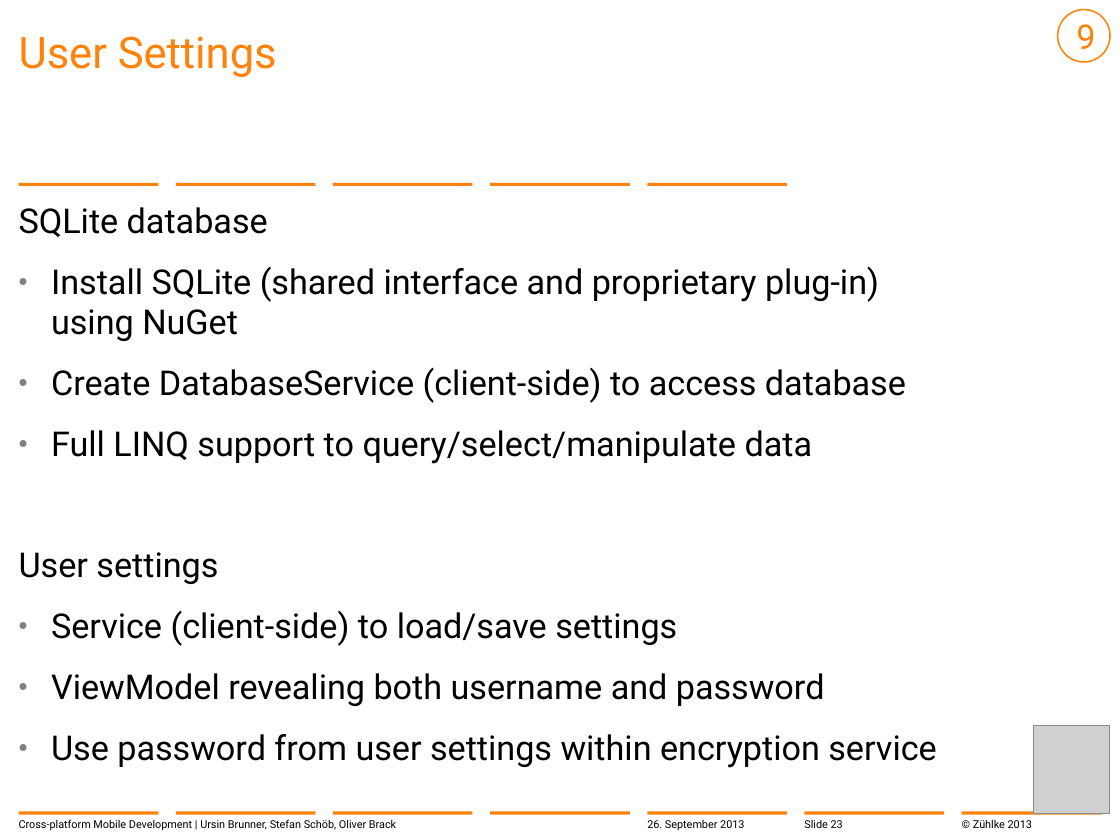
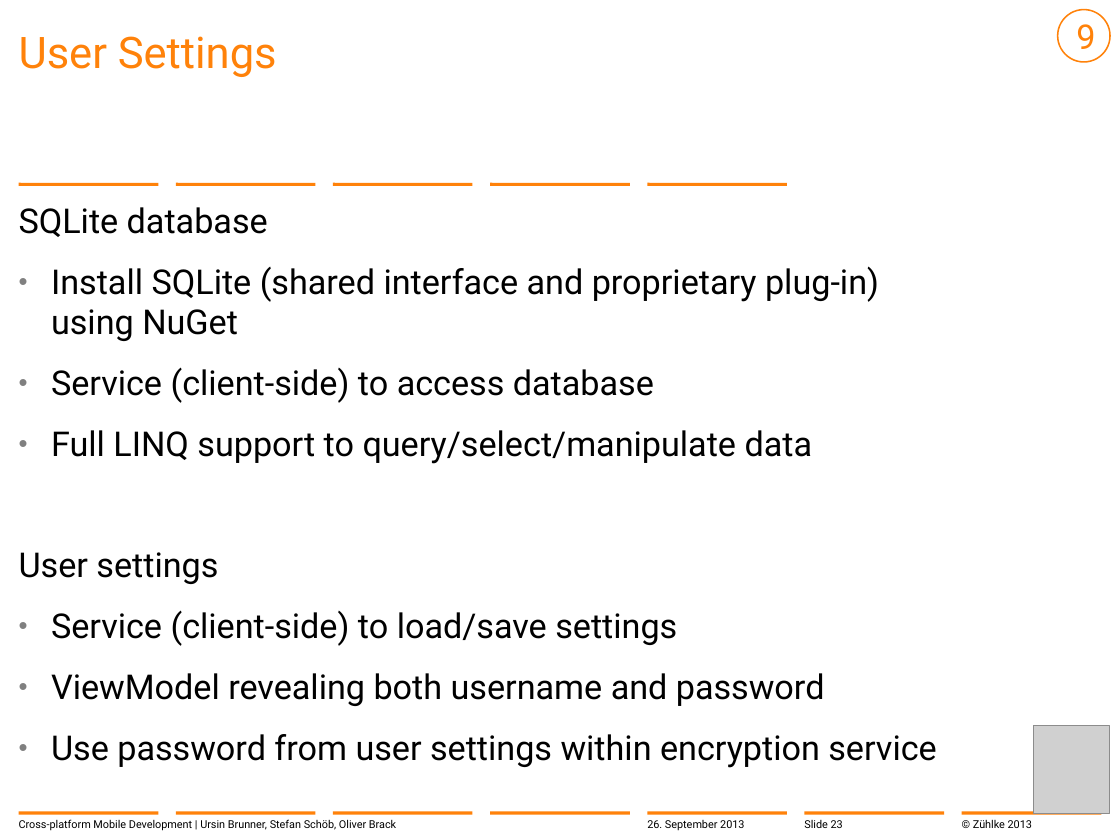
Before and after one commit to brunnurs/zxm, a slide deck: slide 23 of docs/13-09-26 Cross-platform mobile development with C#.pptx. Drawn at 1120x840 pixels with LibreOffice and Linux fonts; fonts in the diff are those of the drawing; grey boxes stand for pictures; background and template pictures are left out. Boxes give left, top, right and bottom in pixels: in the first picture for what was removed or moved away, otherwise in the second. Text is boxed around its words. In the diff, an @@ line names an element or a change of style, - is before the commit and + after.

```diff
--- a/docs/13-09-26 Cross-platform mobile development with C#.pptx
+++ b/docs/13-09-26 Cross-platform mobile development with C#.pptx
@@ text at <box>51,367,654,403</box>: text changed @@
-  • Create DatabaseService (client-side) to access database
+  • Service (client-side) to access database
```
Also in this commit, not shown: 5 other slides changed, 1 slide added.
